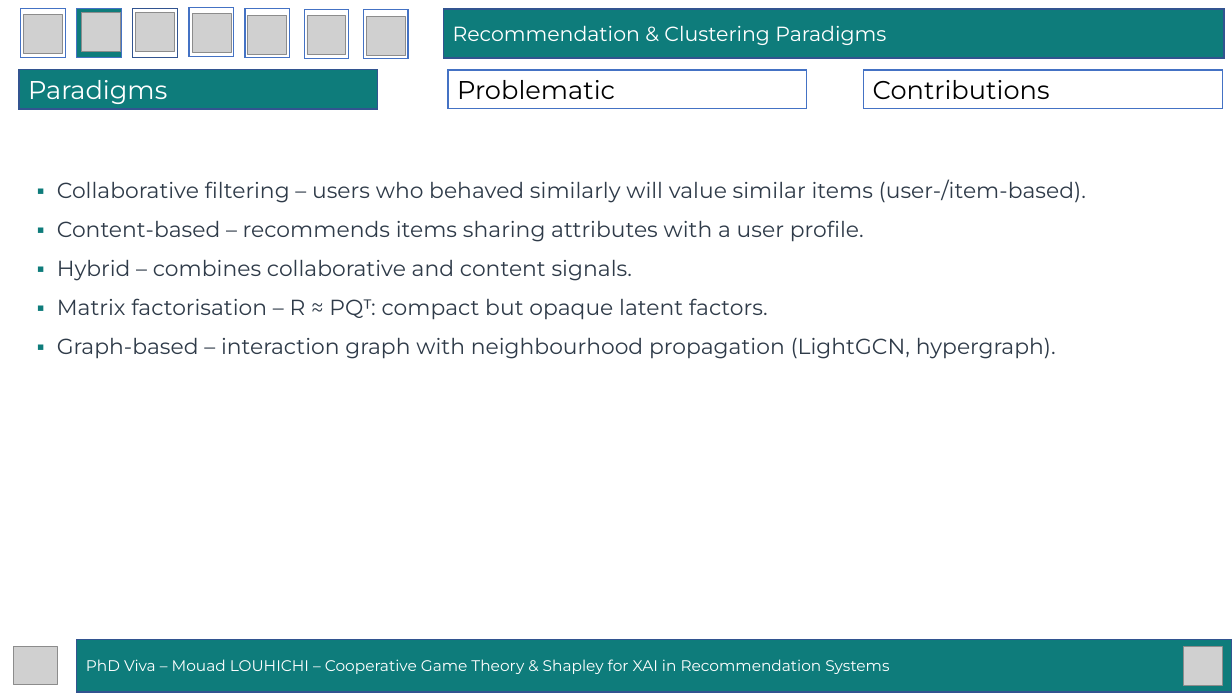
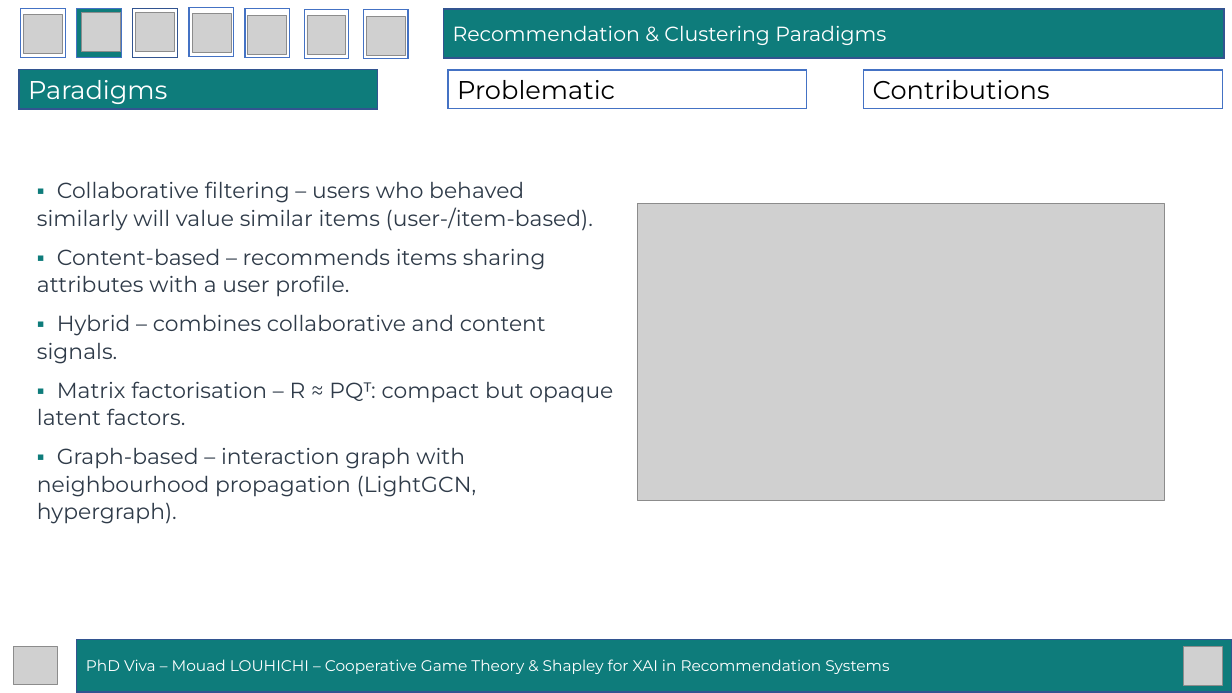
Before and after one commit to mouadlouhichi/phd-prep, a slide deck: slide 9 of viva/MOUAD_LOUHICHI_VIVA_40min.pptx (slide 8 before the commit). Drawn at 1232x693 pixels with LibreOffice and Linux fonts; fonts in the diff are those of the drawing; grey boxes stand for pictures. Boxes give left, top, right and bottom in pixels: in the first picture for what was removed or moved away, otherwise in the second. Text is boxed around its words. In the diff, an @@ line names an element or a change of style, - is before the commit and + after.

Commit message:
Add AI-recsys examples in intro, Our Thesis slide, content-based explainable figure; enlarge table fonts
- New intro slide 'AI-Powered Recommendation Systems Around Us' with a recsys-examples
  figure (Netflix, Amazon, Spotify, TikTok, Google Maps, ...).
- New 'Our Thesis' slide (after the contributions overview) with a thesis-map figure
  linking everyday AI recommenders -> cooperative-game/Shapley -> C1/C2/C3.
- Recommendation paradigms slide now two-column with an explainable Content-Based
  Filtering figure (profile -> features -> similarity -> recommendation).
- Three new generated figures: recsys_examples.png, content_based.png, thesis_map.png.
- add_table default font_size 12 -> 14 (tables now more readable).

```diff
--- a/viva/MOUAD_LOUHICHI_VIVA_40min.pptx
+++ b/viva/MOUAD_LOUHICHI_VIVA_40min.pptx
@@ text "▪ Collaborative filtering – users ..." rewrapped from [57, 179, 1086, 359] to [37, 181, 613, 524] @@
@@ picture added at [638, 203, 1165, 500] @@
```
Also in this commit, not shown: 14 other slides changed, 2 slides added, 1 other file.
